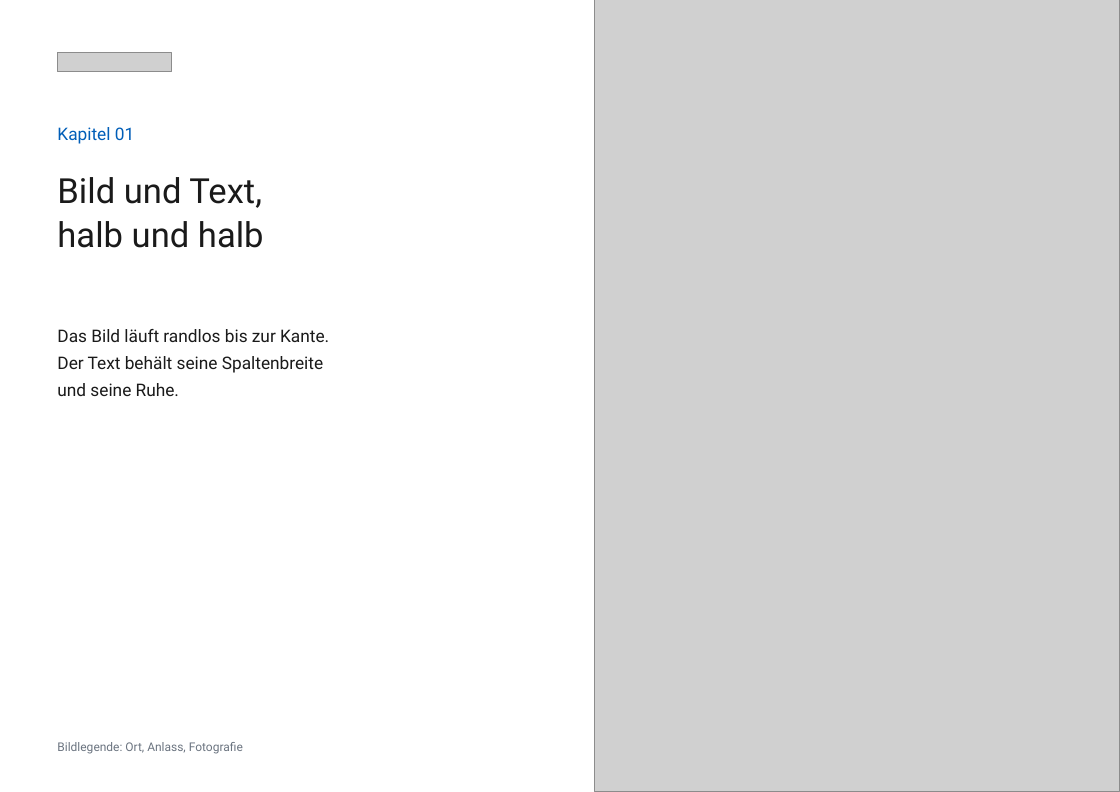
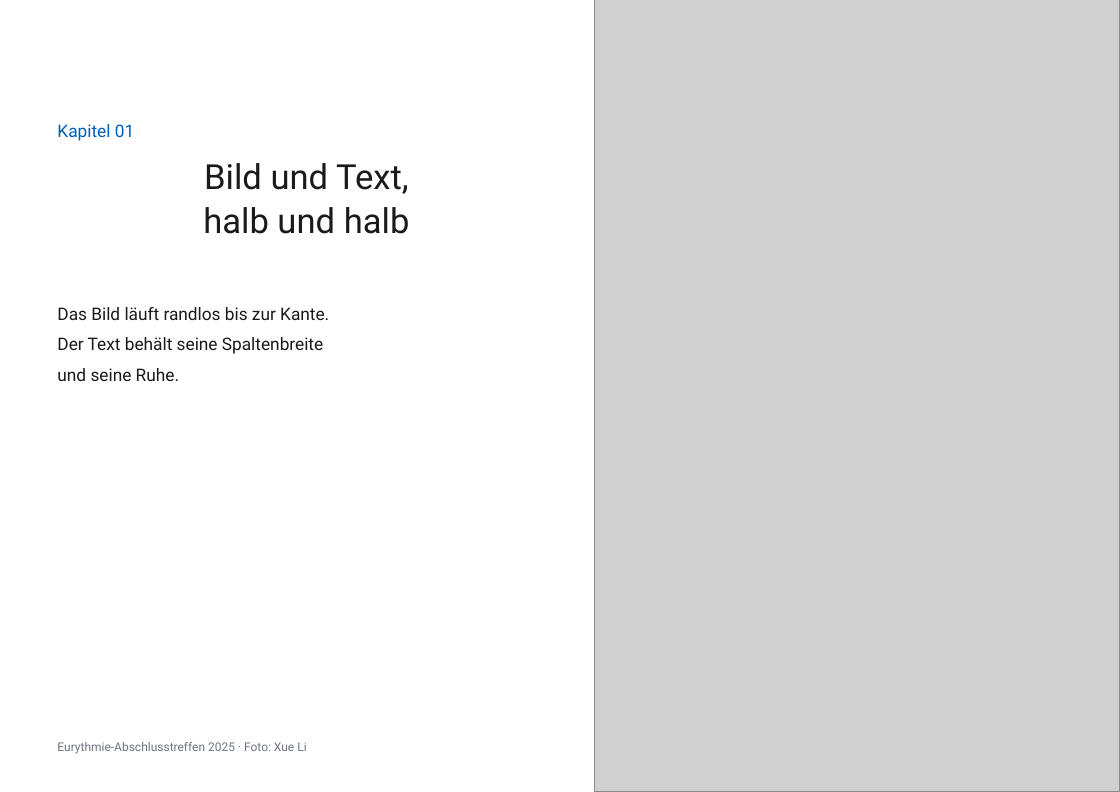
Before and after one commit to phtok/goeloggen, a slide deck: slide 9 of assets/templates/GoetheanumVorlageA4.pptx. Drawn at 1120x792 pixels with LibreOffice and Linux fonts; fonts in the diff are those of the drawing; grey boxes stand for pictures; background and template pictures are left out. Boxes give left, top, right and bottom in pixels: in the first picture for what was removed or moved away, otherwise in the second. Text is boxed around its words. In the diff, an @@ line names an element or a change of style, - is before the commit and + after.

```diff
--- a/assets/templates/GoetheanumVorlageA4.pptx
+++ b/assets/templates/GoetheanumVorlageA4.pptx
@@ picture removed at box(57, 53, 171, 72) @@
@@ text "Kapitel 01" at box(57, 124, 134, 141): more space between paragraphs; vertical alignment middle to top @@
@@ title "Bild und Text," at box(203, 163, 410, 234): alignment left to centre; vertical alignment middle to top @@
@@ text "Das Bild läuft randlos bis ..." at box(57, 307, 329, 381): more space between paragraphs; vertical alignment middle to top @@
@@ text at box(57, 742, 306, 754): text changed @@
-Bildlegende: Ort, Anlass, Fotografie
+Eurythmie-Abschlusstreffen 2025 · Foto: Xue Li
```
Also in this commit, not shown: 13 other slides changed, 1 slide added, 1 slide removed, 2 other files.
